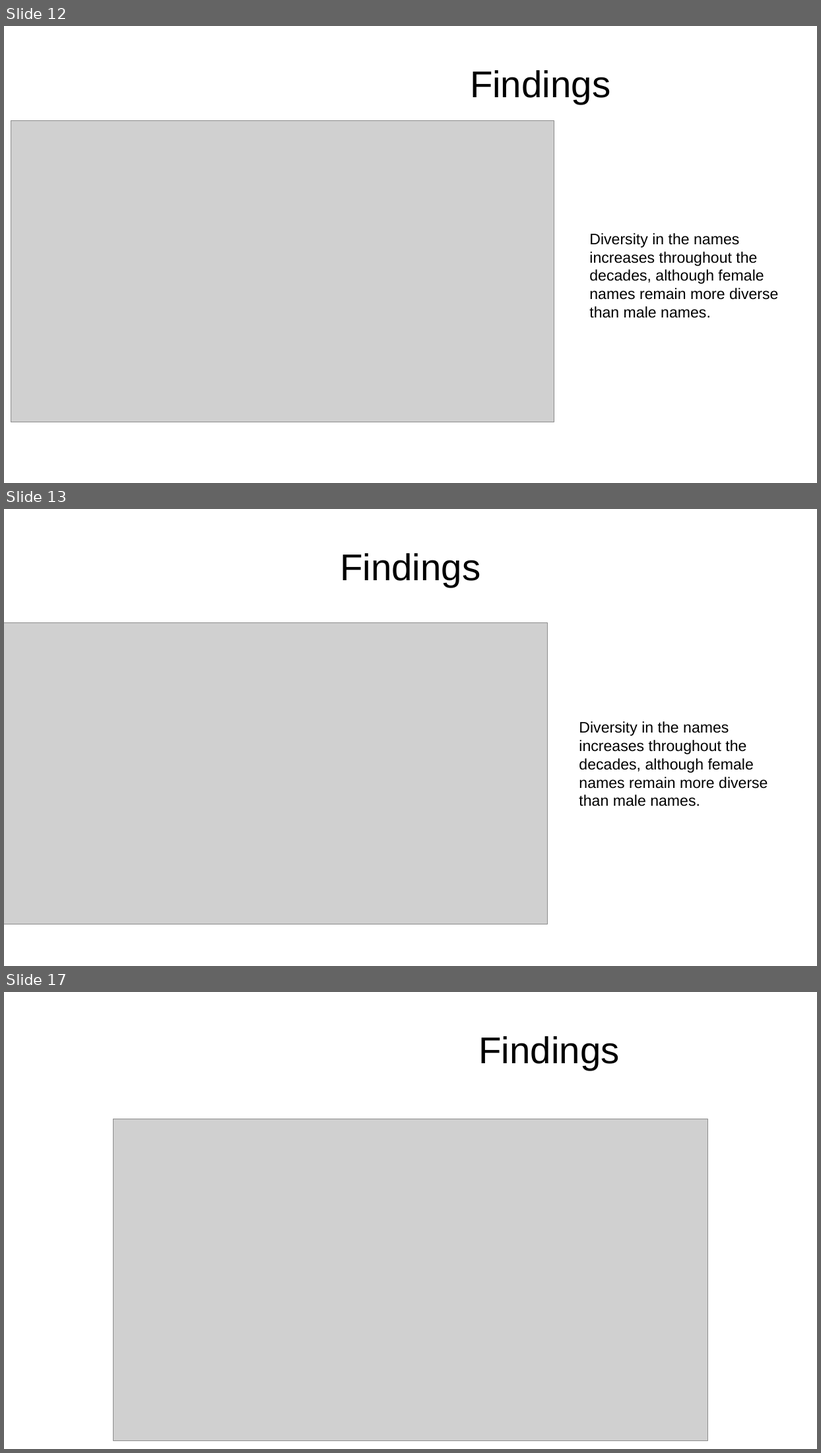
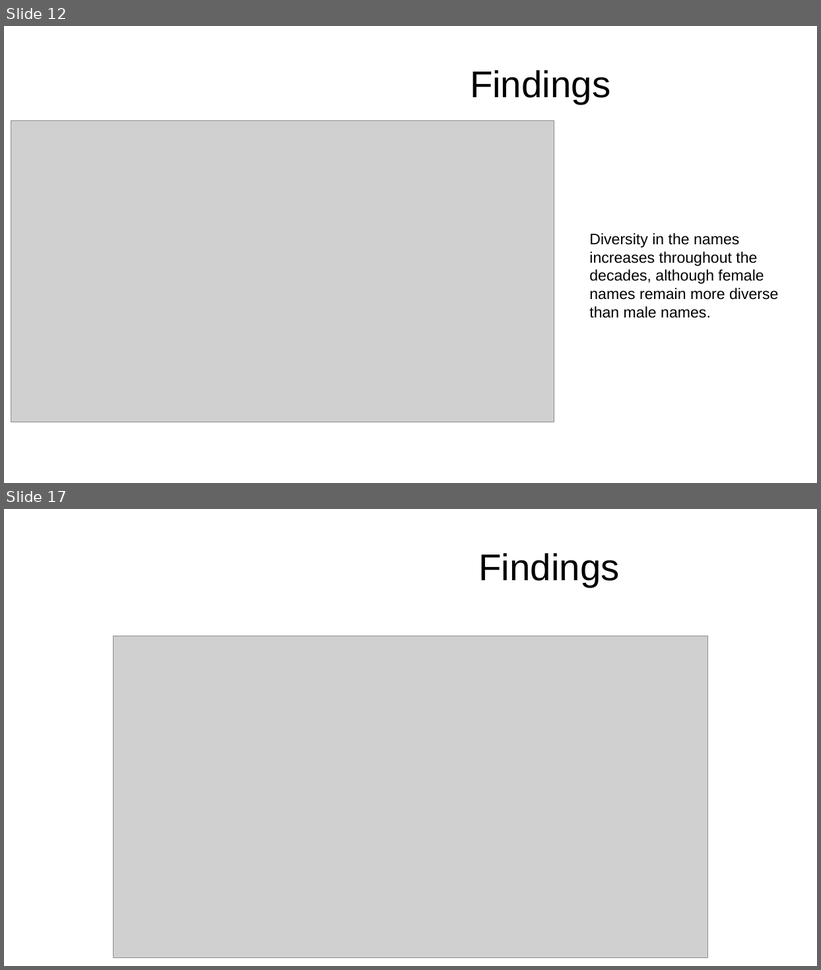
Before and after one commit to GizemYP/columbia_group_project, a slide deck: Presentation_What drives parent’s decisions when choosing a name.pptx. Shown one above the other, each under a label of ours: slides 12, 13 and 17 before the commit, slides 12 and 17 after it; the slides between them are not shown. The pictures are 821x1453 and 821x970 pixels, drawn with LibreOffice and Linux fonts; fonts in the diff are those of the drawing; grey boxes stand for pictures; background and template pictures are left out. Boxes give left, top, right and bottom in pixels: in the first picture for what was removed or moved away, otherwise in the second. Text is boxed around its words. In the diff, an @@ line names an element or a change of style, - is before the commit and + after.

```diff
--- a/Presentation_What drives parent’s decisions when choosing a name.pptx
+++ b/Presentation_What drives parent’s decisions when choosing a name.pptx
@@ slide 13 removed at (4,509,817,966), background picture (left out) @@
@@ title removed at (340,553,481,587) @@
-Findings
@@ picture removed at (4,623,547,924) @@
@@ text removed at (579,722,768,807) @@
-Diversity in the names increases throughout the decades, although female names remain more diverse than male names.
```
Also in this commit, not shown: 4 slides added, 3 other slides removed.
